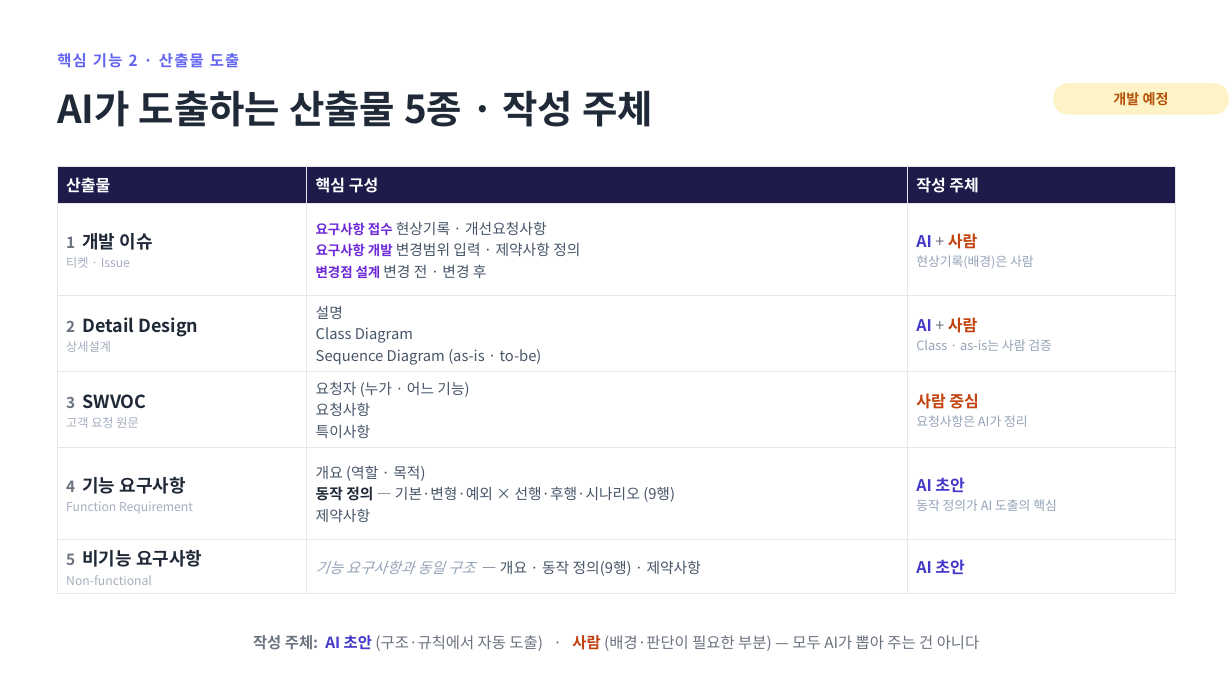
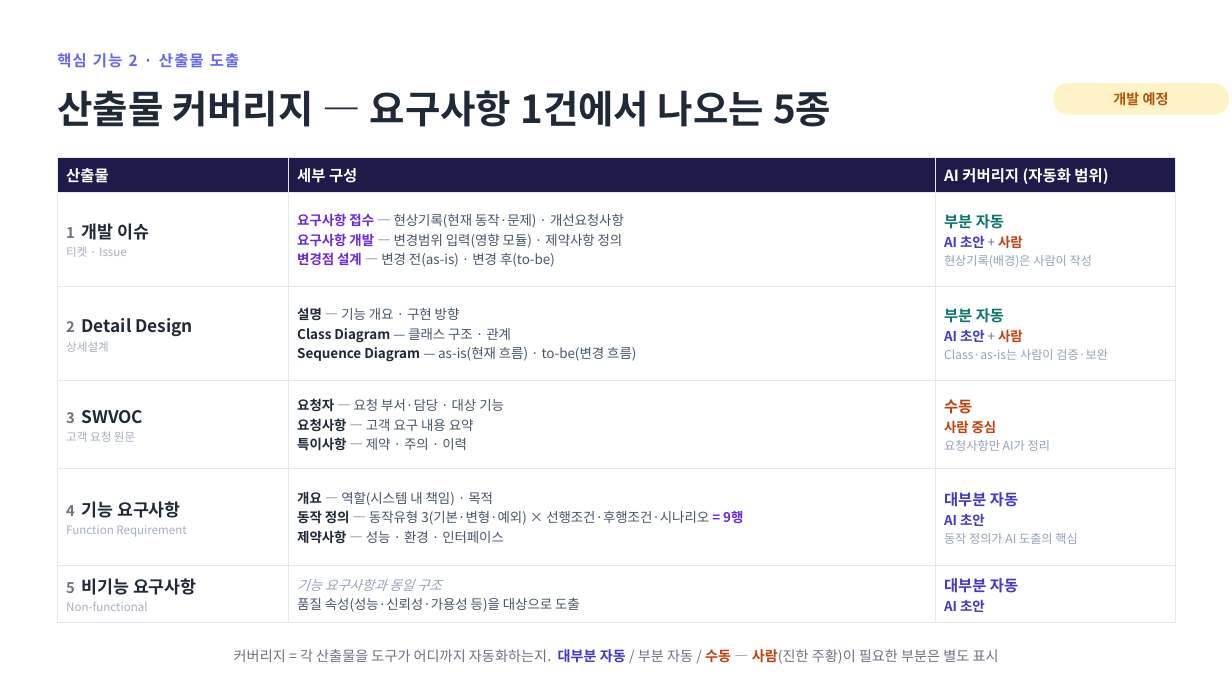
Before and after one commit to jihunhan98/semes-superrookie, a slide deck: slide 11 of docs/진행공유_요구사항자동화.pptx. Drawn at 1232x693 pixels with LibreOffice and Linux fonts; fonts in the diff are those of the drawing. Boxes give left, top, right and bottom in pixels: in the first picture for what was removed or moved away, otherwise in the second. Text is boxed around its words. In the diff, an @@ line names an element or a change of style, - is before the commit and + after.

```diff
--- a/docs/진행공유_요구사항자동화.pptx
+++ b/docs/진행공유_요구사항자동화.pptx
@@ text at [57, 90, 831, 127]: text changed @@
-AI가 도출하는 산출물 5종 · 작성 주체
+산출물 커버리지 — 요구사항 1건에서 나오는 5종
@@ table at [57, 157, 1176, 616] @@
-row 1, column 2: 핵심 구성
+row 1, column 2: 세부 구성
-row 1, column 3: 작성 주체
+row 1, column 3: AI 커버리지 (자동화 범위)
-row 2, column 2: 요구사항 접수 현상기록 · 개선요청사항 / 요구사항 개발 변경범위 입력 · 제약사항 정의 / 변경점 설계 변경 전 · 변경 후
+row 2, column 2: 요구사항 접수 — 현상기록(현재 동작·문제) · 개선요청사항 / 요구사항 개발 — 변경범위 입력(영향 모듈) · 제약사항 정의 / 변경점 설계 — 변경 전(as-is) · 변경 후(to-be)
-row 2, column 3: AI + 사람 / 현상기록(배경)은 사람
+row 2, column 3: 부분 자동 / AI 초안 + 사람 / 현상기록(배경)은 사람이 작성
-row 3, column 2: 설명 / Class Diagram / Sequence Diagram (as-is · to-be)
+row 3, column 2: 설명 — 기능 개요 · 구현 방향 / Class Diagram — 클래스 구조 · 관계 / Sequence Diagram — as-is(현재 흐름) · to-be(변경 흐름)
-row 3, column 3: AI + 사람 / Class · as-is는 사람 검증
+row 3, column 3: 부분 자동 / AI 초안 + 사람 / Class·as-is는 사람이 검증·보완
-row 4, column 2: 요청자 (누가 · 어느 기능) / 요청사항 / 특이사항
+row 4, column 2: 요청자 — 요청 부서·담당 · 대상 기능 / 요청사항 — 고객 요구 내용 요약 / 특이사항 — 제약 · 주의 · 이력
-row 4, column 3: 사람 중심 / 요청사항은 AI가 정리
+row 4, column 3: 수동 / 사람 중심 / 요청사항만 AI가 정리
-row 5, column 2: 개요 (역할 · 목적) / 동작 정의 — 기본·변형·예외 × 선행·후행·시나리오 (9행) / 제약사항
+row 5, column 2: 개요 — 역할(시스템 내 책임) · 목적 / 동작 정의 — 동작유형 3(기본·변형·예외) × 선행조건·후행조건·시나리오 = 9행 / 제약사항 — 성능 · 환경 · 인터페이스
-row 5, column 3: AI 초안 / 동작 정의가 AI 도출의 핵심
+row 5, column 3: 대부분 자동 / AI 초안 / 동작 정의가 AI 도출의 핵심
-row 6, column 2: 기능 요구사항과 동일 구조 — 개요 · 동작 정의(9행) · 제약사항
+row 6, column 2: 기능 요구사항과 동일 구조 / 품질 속성(성능·신뢰성·가용성 등)을 대상으로 도출
-row 6, column 3: AI 초안
+row 6, column 3: 대부분 자동 / AI 초안
@@ size 12.5 to 12 pt in "산출물" @@
@@ size 12 to 11.5 pt in "1", "2", "3", "4" and 1 more places @@
@@ size 14 to 13.5 pt in "개발 이슈", "Detail Design", "SWVOC", "기능 요구사항" and 1 more places @@
@@ size 9.5 to 9 pt in "티켓 · Issue", "상세설계", "고객 요청 원문", "Function Requirement" and 1 more places @@
@@ table: place and size @@
-table at [57, 166, 1176, 589]
+table at [57, 157, 1176, 616]
@@ text at [234, 649, 999, 664]: text changed; size 12 to 11 pt @@
-작성 주체: AI 초안 (구조·규칙에서 자동 도출) · 사람 (배경·판단이 필요한 부분) — 모두 AI가 뽑아 주는 건 아니다
+커버리지 = 각 산출물을 도구가 어디까지 자동화하는지. 대부분 자동 / 부분 자동 / 수동 — 사람(진한 주황)이 필요한 부분은 별도 표시
```
